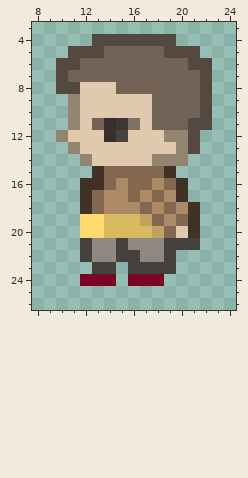
Two versions of one pixel-art sprite, app/Evil Cave/Assets/Creatures/Warrior/warrior_walking_left.atlas/warrior_walking_left_3.png. This is how it looked before the edit.
The file is 32x32 pixels. Colours within 5 levels of each other are drawn and written as one. Shown: x 8..24, y 3..26. The old version is drawn lined up with the new one.
After the commit:
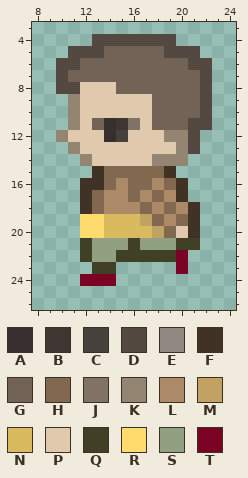
Palette (. is transparent): A #362f2d  B #3d3632  C #45413d  D #544940  E #918981  F #403326  G #736357  H #82684e  J #807264fd  K #948572  L #ac8a67  M #c2a263  N #d9ba5e  P #e0c9ad  Q #404026  R #ffdb6e  S #91a081  T #7a0326
The author wrote: Animações Warrior walking left inclusas
The exact change:
whole drawing moved by +0,-1 (the old picture is shown already moved)
Changed rows in their new state; - is an unchanged pixel.
first column x 12:
21 QSSSQSSSQQ
22 QSSQQQQQT-
23 -QQ-....T-
24 ----...---
Pixel boxes of the changes (left, top, right, bottom) in both pictures:
changed: (80, 238, 200, 286)
